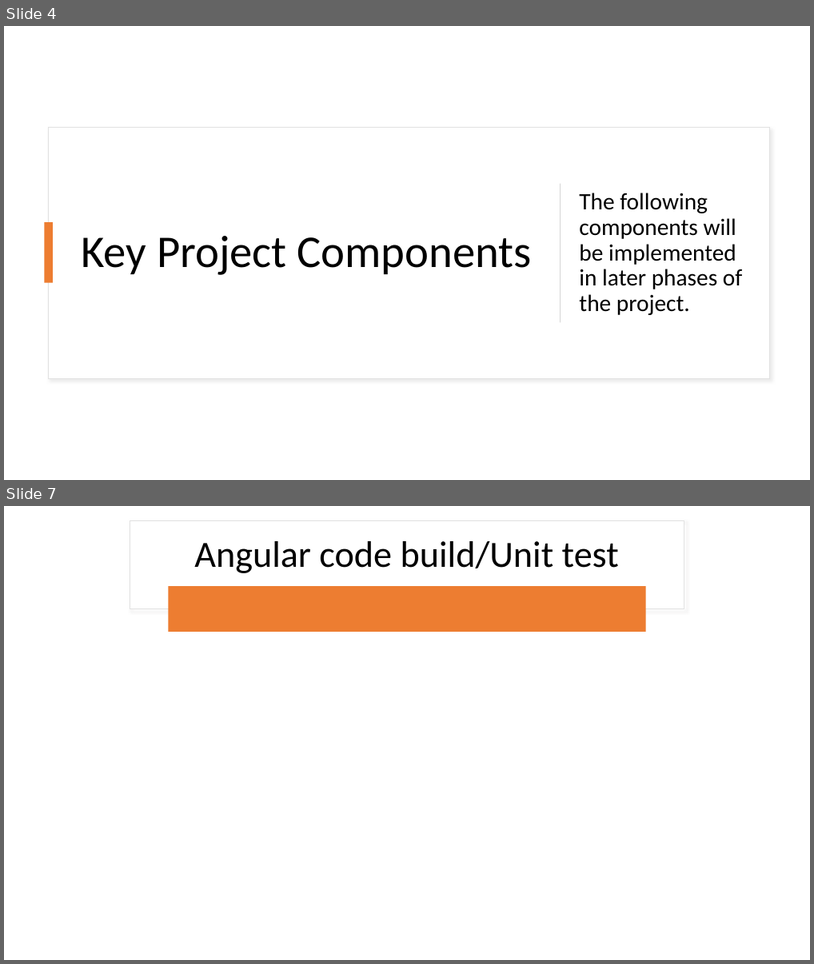
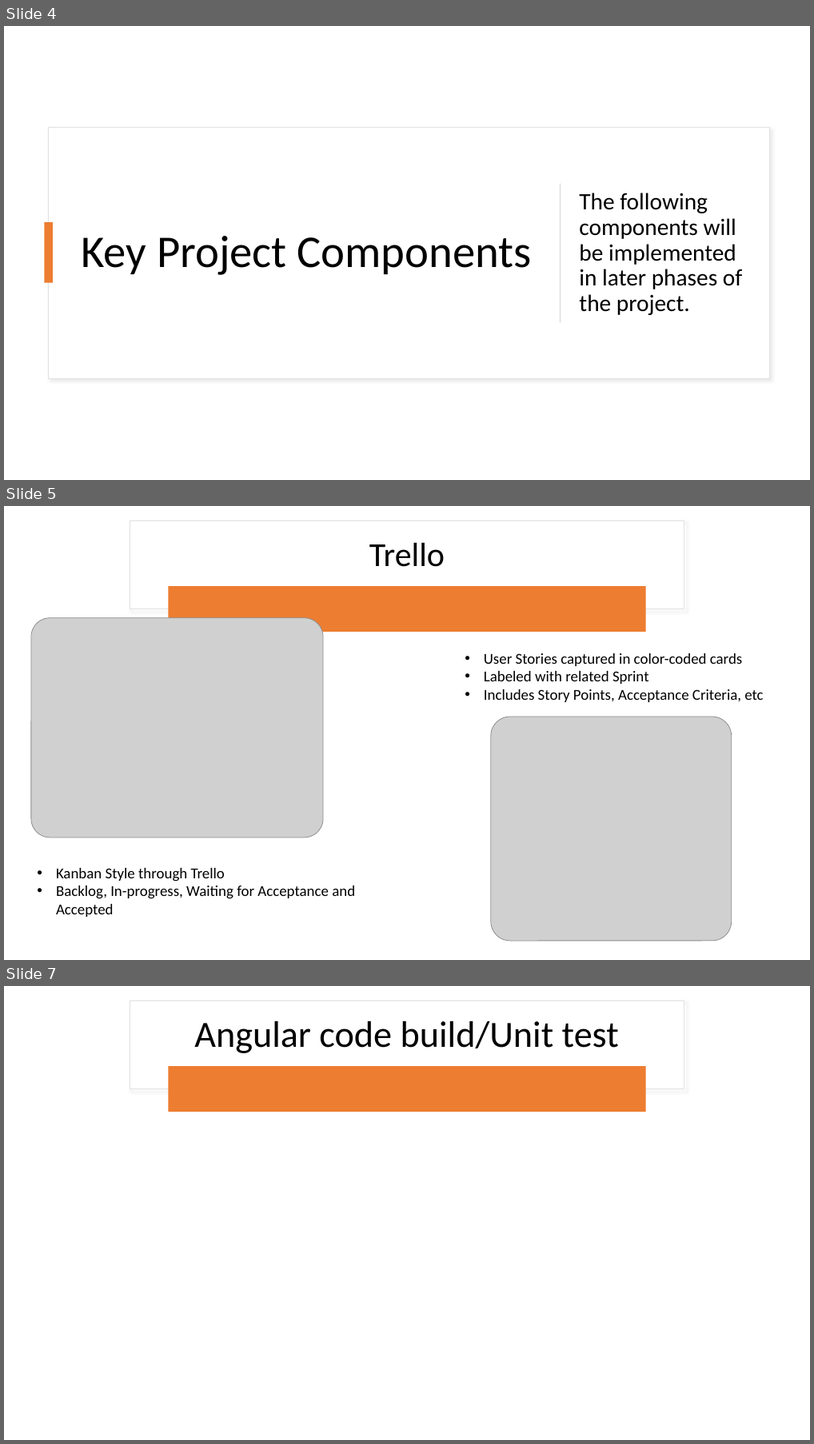
Before and after one commit to rlennon/ConnachtUni, a slide deck: documentation/Demonstrations/Connacht_University_TeamDC.pptx. Shown one above the other, each under a label of ours: slides 4 and 7 before the commit, slides 4, 5 and 7 after it; the slides between them are not shown. The pictures are 814x964 and 814x1444 pixels, drawn with LibreOffice and Linux fonts; fonts in the diff are those of the drawing; grey boxes stand for pictures. Boxes give left, top, right and bottom in pixels: in the first picture for what was removed or moved away, otherwise in the second. Text is boxed around its words. In the diff, an @@ line names an element or a change of style, - is before the commit and + after.

Commit message:
updated trello and github pages

```diff
--- a/documentation/Demonstrations/Connacht_University_TeamDC.pptx
+++ b/documentation/Demonstrations/Connacht_University_TeamDC.pptx
@@ slide 5 added at (4,506,810,960), background #FFFFFF @@
@@ rectangle added at (130,520,685,609), fill #FFFFFF, outline #E1E1E1 1 pt @@
@@ title added at (370,543,445,567), 40 pt, text #000000 @@
+Trello
@@ rounded rectangle added at (169,586,646,632), fill #ED7D31 @@
@@ picture added at (31,618,323,837) @@
@@ text added at (484,653,763,702), 18 pt, text #000000 @@
+• User Stories captured in color-coded cards
+• Labeled with related Sprint
+• Includes Story Points, Acceptance Criteria, etc
@@ picture added at (491,716,732,940) @@
@@ text added at (56,868,355,916), 18 pt, text #000000 @@
+• Kanban Style through Trello
+• Backlog, In-progress, Waiting for Acceptance and Accepted
```
Also in this commit, not shown: 1 slide changed, 1 slide removed.
